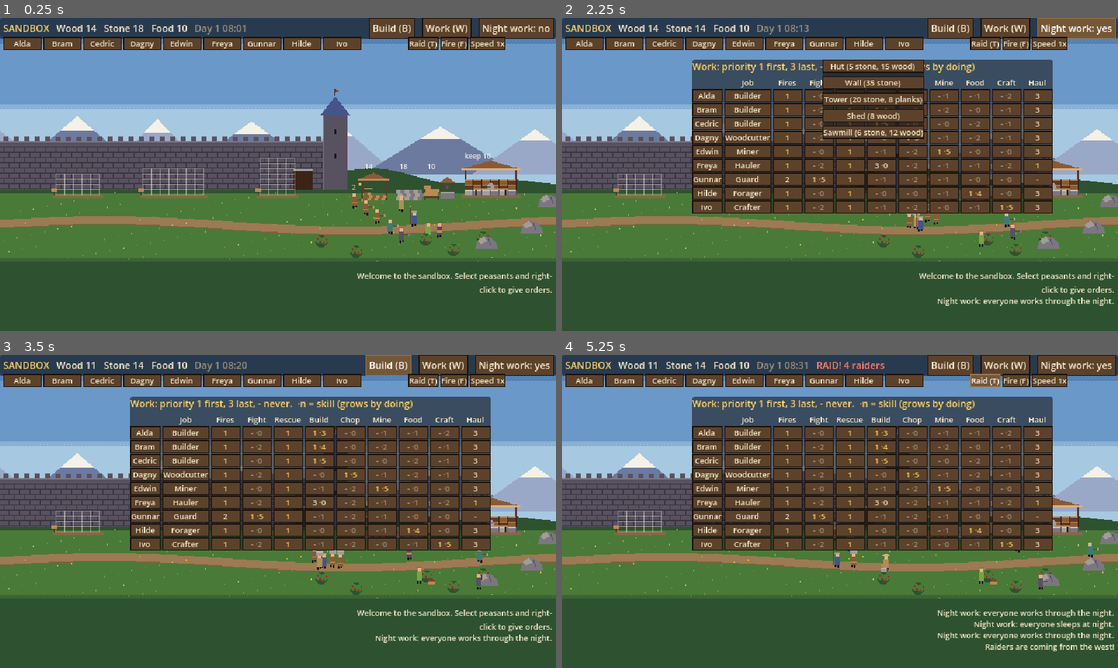
Above: before the commit, frames 1-4 (two rows, left to right).
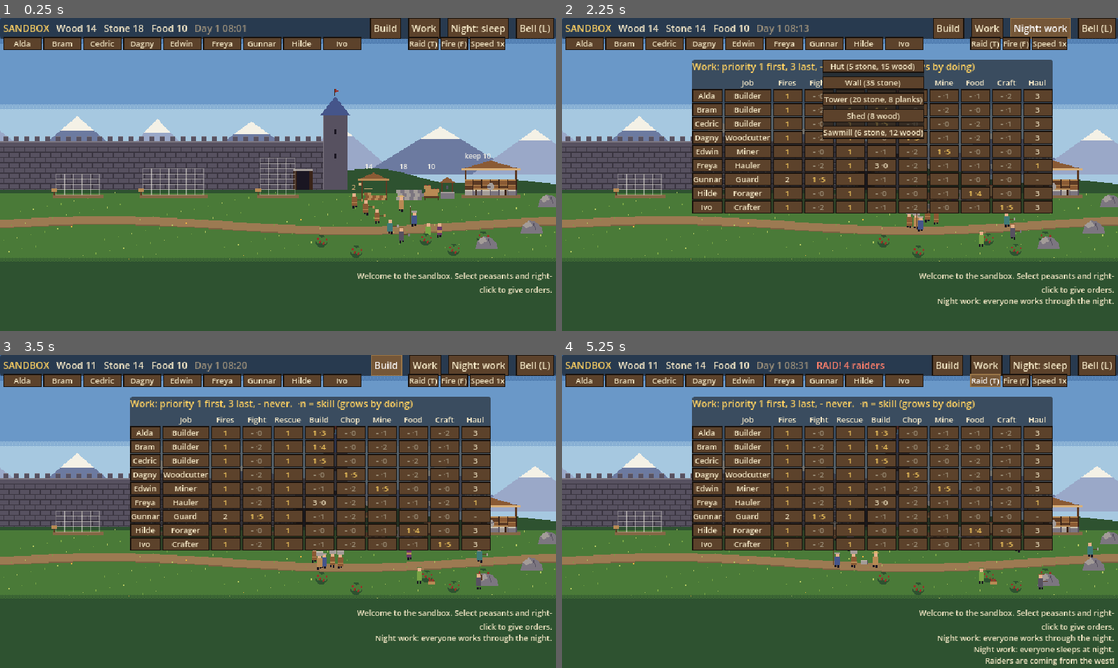
Above: after the commit, the same moments.

Repository: henrikmoepe-del/basebygger
Game: Godot game, scene res://sandbox/sandbox.tscn
Same seed, same stepped clock (60 frames per second), same inputs: the game is played once before the commit and once after it. This scene is started directly instead of the project's main scene.
Inputs (mouse positions are in pixels of both pictures, inside the frame that each line leads up to):
- Up to frame 1 (0.25 s): no input
- Up to frame 2 (2.25 s): click "Build (B)" (after the commit: "Build") at 0.5 s; click "Work (W)" (after the commit: "Work") at 1.25 s; click (1040, 27) at 2 s, where only the run after the commit has a clickable "Night: sleep"
- Up to frame 3 (3.5 s): click "Build (B)" (after the commit: "Build") at 2.75 s
- Up to frame 4 (5.25 s): click (1079, 364) at 3.5 s, where only the run before the commit has a clickable "Night work: yes"; click (1040, 364) at 4.25 s, where only the run after the commit has a clickable "Night: work"; click "Raid (T)" at 5 s

The runs differ from the first frame. In frame 1, 1.0% of the frame differs, in the area x 53-99%, y 0-55%; in frame 2, 1.4%; in frame 3, 0.9%; in frame 4, 2.9%, in the area x 53-100%, y 0-100%.

Commit message:
Sandbox: an alarm bell that sends everyone inside the castle gate
Co-Authored-By: Claude Opus 5.5 <noreply@anthropic.com>
Claude-Session: https://claude.ai/code/session_01KRfBmN2ZEbarco8VY7eoa6

Diff:
--- a/sandbox/sandbox.gd
+++ b/sandbox/sandbox.gd
@@ -54,6 +54,10 @@
 ## Seconds since the first morning, and the Night work policy.
 var time := 0.0
 var night_work := false
+## The alarm bell: while rung, everyone left to themselves shelters inside
+## the castle (guards go to their post).
+var alarm := false
+var shelter := Vector2(89, 6)
 var _tint: CanvasModulate
 var raids := 0
 
@@ -346,7 +350,7 @@
 	var best: Node2D = null
 	var d := within
 	for p in peasants:
-		if p.downed:
+		if p.downed or not p.visible:
 			continue
 		var pd := at.distance_to(p.position)
 		if pd < d:
@@ -559,6 +563,8 @@
 				release_selected()
 			KEY_G:
 				toggle_draft_selected()
+			KEY_L:
+				set_alarm(not alarm)
 			KEY_ESCAPE:
 				placing = ""
 				select([])
@@ -587,6 +593,13 @@
 func is_night() -> bool:
 	var h := hour()
 	return h >= SbData.NIGHT_FROM or h < SbData.NIGHT_TO
+
+
+func set_alarm(on: bool) -> void:
+	alarm = on
+	announce("The alarm bell rings: everyone into the castle!" if on else "All clear: back to work.")
+	for p in peasants:
+		p.rethink()
 
 
 func set_night_work(on: bool) -> void:
--- a/sandbox/sb_backdrop.gd
+++ b/sandbox/sb_backdrop.gd
@@ -106,6 +106,8 @@
 		draw_colored_polygon(PackedVector2Array([Vector2(tx - 3.0, top - 30.0), Vector2(tx + 14.0, top - 52.0), Vector2(tx + 31.0, top - 30.0)]), SbData.SLATE1)
 		draw_line(Vector2(tx + 14.0, top - 52.0), Vector2(tx + 14.0, top - 60.0), SbData.WOOD0, 1.0)
 		draw_colored_polygon(PackedVector2Array([Vector2(tx + 14.0, top - 60.0), Vector2(tx + 20.0, top - 58.0), Vector2(tx + 14.0, top - 56.0)]), SbData.RED1)
-	# The gate, shut, at the east end where the yard opens to the village.
-	draw_rect(Rect2(right - 52.0, -26.0, 22, 26), SbData.WOOD0)
+	# The gate at the east end, where peasants shelter when the bell rings.
+	draw_rect(Rect2(right - 52.0, -26.0, 22, 26), SbData.INK)
+	draw_rect(Rect2(right - 52.0, -26.0, 4, 26), SbData.WOOD0)
+	draw_rect(Rect2(right - 34.0, -26.0, 4, 26), SbData.WOOD0)
 	draw_rect(Rect2(right - 52.0, -26.0, 22, 2), SbData.STONE3)
--- a/sandbox/sb_hud.gd
+++ b/sandbox/sb_hud.gd
@@ -16,6 +16,7 @@
 var _speed_button: Button
 var _clock: Label
 var _night_button: Button
+var _alarm_button: Button
 var _bar: HBoxContainer
 var _panel: PanelContainer
 var _rows: VBoxContainer
@@ -87,12 +88,15 @@
 	_raid_label.add_theme_color_override("font_color", UiTheme.BAD)
 	_raid_label.size_flags_horizontal = Control.SIZE_EXPAND_FILL
 	row.add_child(_raid_label)
-	for spec in [["Build (B)", toggle_build], ["Work (W)", toggle_work]]:
+	for spec in [["Build", toggle_build], ["Work", toggle_work]]:
 		var b := _button(spec[0], spec[1])
 		row.add_child(b)
-	_night_button = _button("Night work: no", func(): world.set_night_work(not world.night_work))
+	_night_button = _button("Night: sleep", func(): world.set_night_work(not world.night_work))
 	_night_button.tooltip_text = "A policy. Off: everyone sleeps at night. On: they work through the night, 15% slower in the dark, and tire faster."
 	row.add_child(_night_button)
+	_alarm_button = _button("Bell (L)", func(): world.set_alarm(not world.alarm))
+	_alarm_button.tooltip_text = "The alarm bell: everyone who is not a guard, drafted or under orders shelters inside the castle gate until you ring it off."
+	row.add_child(_alarm_button)
 	# Test tools, small, on the right under the top bar.
 	var tools := HBoxContainer.new()
 	tools.add_theme_constant_override("separation", 2)
@@ -410,7 +414,9 @@
 	_refresh = 0.2
 	var h: float = world.hour()
 	_clock.text = "Day %d %02d:%02d%s" % [world.day(), int(h), int(fmod(h, 1.0) * 60.0), " night" if world.is_night() else ""]
-	_night_button.text = "Night work: " + ("yes" if world.night_work else "no")
+	_night_button.text = "Night: work" if world.night_work else "Night: sleep"
+	_alarm_button.add_theme_color_override("font_color", UiTheme.BAD if world.alarm else UiTheme.PARCHMENT)
+	_alarm_button.text = "Bell: ringing" if world.alarm else "Bell (L)"
 	_res_label.text = "Wood %d   Stone %d   Food %d" % [world.stockyard.stock.wood, world.stockyard.stock.stone, world.stockyard.stock.food]
 	_raid_label.text = "RAID! %d raiders" % world.raiders.size() if world.raid_on else ""
 	if world.fires.size() > 0:
--- a/sandbox/sb_peasant.gd
+++ b/sandbox/sb_peasant.gd
@@ -281,6 +281,8 @@
 			return prefix + ("holding here" if _at(task.pos) else "going there")
 		"flee":
 			return "Fleeing from raiders!"
+		"shelter":
+			return "Sheltering in the castle (alarm)"
 		"eat":
 			return "Eating"
 		"sleep":
@@ -342,6 +344,8 @@
 		task = order
 	elif drafted:
 		_drafted_think()
+	elif world.alarm and not downed:
+		_shelter()
 	else:
 		_check_flee()
 		_check_needs()
@@ -349,6 +353,8 @@
 			_choose()
 	_do_task(delta)
 	position.y = clampf(position.y, SbData.WALK_TOP, SbData.WALK_BOTTOM)
+	# Sheltering inside the castle: out of sight (and out of reach).
+	visible = not (task.get("kind", "") == "shelter" and _at(task.pos))
 	queue_redraw()
 
 
@@ -366,6 +372,29 @@
 		_claim_task()
 	else:
 		task = {"kind": "goto", "pos": _hold, "forced": false}
+
+
+## The alarm bell: guards fight or go to their post; everyone else goes
+## inside the gate and waits there (still putting out fires inside).
+func _shelter() -> void:
+	if task.get("kind", "") == "fight" and is_instance_valid(task.get("target")) and task.target.is_open():
+		return
+	if prio.get("fight", 0) > 0:
+		var r: Node2D = world.nearest_raider(position, 120.0)
+		if r != null:
+			_end_task()
+			task = {"kind": "fight", "target": r, "forced": false}
+			_claim_task()
+			return
+		if task.get("kind", "") != "goto":
+			_end_task()
+			task = {"kind": "goto", "pos": world.guard_post + Vector2(float(hash(name) % 20) - 10.0, 0), "forced": false}
+		return
+	if task.get("kind", "") != "shelter":
+		_end_task()
+		if carrying == "person":
+			_drop()
+		task = {"kind": "shelter", "pos": world.shelter}
 
 
 ## Hungry or tired: stop working to eat or sleep (but not while fleeing).
@@ -502,6 +531,8 @@
 			_do_firefight(t, delta)
 		"fight":
 			_do_fight(t, delta)
+		"shelter":
+			_go(task.pos, delta, 1.2)
 		"goto":
 			if _go(task.pos, delta) and forced and (drafted or not queue.is_empty()):
 				# Holding a spot ends when there is more to do after it. A
--- a/sandbox/tests/shots.gd
+++ b/sandbox/tests/shots.gd
@@ -34,6 +34,8 @@
 	"card": {"steps": [[2.0, "card"], [0.5, "shot"]]},
 	# The sawmill picked: its bill (keep N planks), the crafter at work.
 	"mill": {"steps": [[20.0, "mill"], [0.3, "shot"]]},
+	# The alarm bell during a raid: the guard at the post, the rest inside.
+	"bell": {"steps": [[2.0, "bell"], [8.0, "shot"]]},
 	"box": {"steps": [[2.0, "box"], [0.1, "goto"], [0.4, "shot"]]},
 }
 
@@ -153,6 +155,10 @@
 			var mill: Node2D = w.sites.filter(func(s): return s.is_workshop())[0]
 			w.pick_site(mill)
 			w.camera.position = Vector2(250, -20)
+		"bell":
+			w.set_alarm(true)
+			w.start_raid(3)
+			w.camera.position = Vector2(-60, -20)
 		"work":
 			w.peasants[3].cycle_prio("haul")
 			w.hud.toggle_work()
--- a/sandbox/tests/test_sandbox.gd
+++ b/sandbox/tests/test_sandbox.gd
@@ -218,6 +218,16 @@
 	_check(working == free_ones.size(), "with Night work on they get up and work (%d of %d)" % [working, free_ones.size()])
 	w.set_night_work(false)
 
+	# 12. The alarm bell: all but the guard go inside the gate.
+	w.set_alarm(true)
+	await _wait(30.0)
+	var inside: Array = w.peasants.filter(func(p): return not p.downed and p.job != "guard" and p.order.is_empty() and not p.drafted)
+	var sheltered: int = inside.filter(func(p): return p.task.get("kind", "") == "shelter" and not p.visible).size()
+	_check(sheltered == inside.size(), "with the bell rung everyone shelters inside the gate (%d of %d)" % [sheltered, inside.size()])
+	w.set_alarm(false)
+	await _wait(2.0)
+	_check(w.peasants.all(func(p): return p.task.get("kind", "") != "shelter" and p.visible), "after the all clear they come out and go back to work")
+
 	_check(_off_band == 0, "nobody leaves the ground band (%d frames off it)" % _off_band)
 	print("ALL PASSED" if _fails == 0 else "%d FAILED" % _fails)
 	quit(1 if _fails > 0 else 0)
Binary file added: sandbox/shots/bell.png
Not shown, changed: sandbox/README.md
